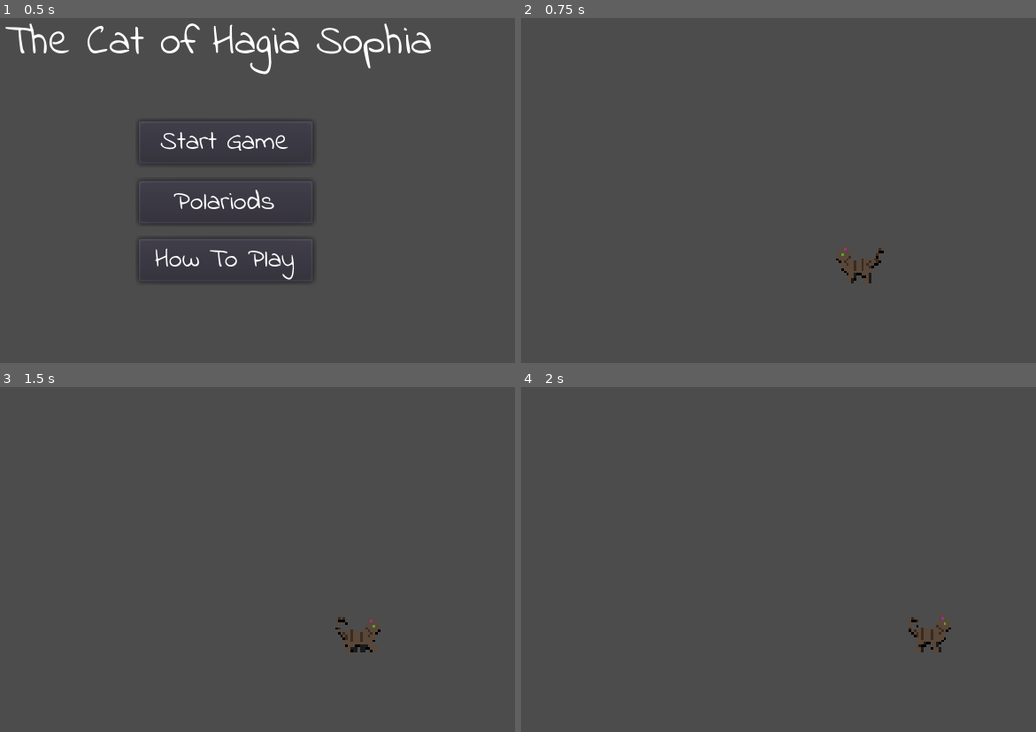
Above: before the commit, frames 1-4 (two rows, left to right).
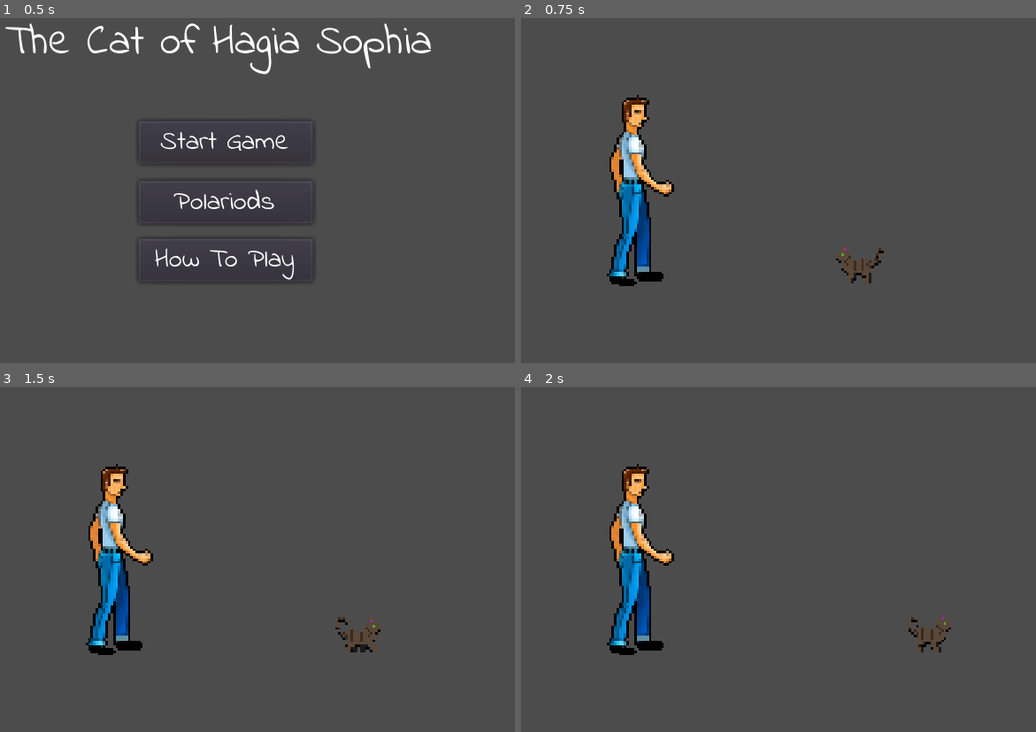
Above: after the commit, the same moments.

Repository: Frozander/BAUGamejam2021
Game: Godot game, scene res://Scenes/TitleScreen.tscn
Two runs of this game, one before a commit and one after it. Both use one fixed random seed, a clock stepped at 60 frames per second and the inputs below. Sound files missing from this copy of the repository are replaced by a short silence.
Inputs:
- Up to frame 1 (0.5 s): no input
- Up to frame 2 (0.75 s): click "Start Game" at 0.5 s
- Up to frame 3 (1.5 s): tap Enter at 1.25 s; hold Right (ui_right) from 1.28 s (still down)
- Up to frame 4 (2 s): keep holding Right (ui_right); tap Space (ui_select) at 1.52 s

Frame 1 is identical in both runs. In frame 2, 3.4% of the frame differs, in the area x 16-30%, y 22-78%; in frame 3, 3.4%; in frame 4, 3.4%.

Commit message:
Fixing folder structure

Diff:
--- a/Scenes/Person.tscn
+++ b/Assets/Prefabs/Person.tscn
@@ -1,6 +1,7 @@
-[gd_scene load_steps=16 format=2]
+[gd_scene load_steps=17 format=2]
 
 [ext_resource path="res://Assets/Sprites/Person/guy2.png" type="Texture" id=1]
+[ext_resource path="res://Assets/Scripts/Person.gd" type="Script" id=2]
 
 [sub_resource type="AtlasTexture" id=1]
 atlas = ExtResource( 1 )
@@ -67,6 +68,7 @@
 extents = Vector2( 59.4587, 55.6815 )
 
 [node name="Person" type="Area2D"]
+script = ExtResource( 2 )
 
 [node name="AnimatedSprite" type="AnimatedSprite" parent="."]
 position = Vector2( -5.96046e-08, -5.96046e-08 )
--- a/Scenes/DayEnd.tscn
+++ b/Scenes/DayEnd.tscn
@@ -2,8 +2,8 @@
 
 [ext_resource path="res://Fonts/IndieFlower-Regular.ttf" type="DynamicFontData" id=1]
 [ext_resource path="res://Scenes/DayEnd.gd" type="Script" id=2]
-[ext_resource path="res://Photos/image.jpg" type="Texture" id=3]
-[ext_resource path="res://Scenes/MenuButton.tscn" type="PackedScene" id=4]
+[ext_resource path="res://Assets/Images/Polaroids/image.jpg" type="Texture" id=3]
+[ext_resource path="res://Assets/Prefabs/MenuButton.tscn" type="PackedScene" id=4]
 
 [sub_resource type="GDScript" id=1]
 script/source = "extends Control
--- /dev/null
+++ b/Scenes/Game.tscn
@@ -0,0 +1,12 @@
+[gd_scene load_steps=3 format=2]
+
+[ext_resource path="res://Assets/Prefabs/Person.tscn" type="PackedScene" id=1]
+[ext_resource path="res://Assets/Prefabs/Cat.tscn" type="PackedScene" id=2]
+
+[node name="Game" type="Node2D"]
+
+[node name="Cat" parent="." instance=ExtResource( 2 )]
+position = Vector2( 279.635, 177.739 )
+
+[node name="Person" parent="." instance=ExtResource( 1 )]
+position = Vector2( 142.111, 132.021 )
--- a/Scenes/SceneOne.tscn
+++ /dev/null
@@ -1,8 +0,0 @@
-[gd_scene load_steps=2 format=2]
-
-[ext_resource path="res://Assets/Prefabs/Cat.tscn" type="PackedScene" id=1]
-
-[node name="SceneOne" type="Node2D"]
-
-[node name="Cat" parent="." instance=ExtResource( 1 )]
-position = Vector2( 279.635, 177.739 )
--- a/Scenes/TitleScreen.tscn
+++ b/Scenes/TitleScreen.tscn
@@ -1,7 +1,7 @@
 [gd_scene load_steps=6 format=2]
 
 [ext_resource path="res://Assets/Fonts/IndieFlower-Regular.ttf" type="DynamicFontData" id=1]
-[ext_resource path="res://Scenes/MenuButton.tscn" type="PackedScene" id=2]
+[ext_resource path="res://Assets/Prefabs/MenuButton.tscn" type="PackedScene" id=2]
 [ext_resource path="res://Scenes/FadeIn.tscn" type="PackedScene" id=3]
 
 [sub_resource type="GDScript" id=1]
@@ -58,7 +58,7 @@
 margin_bottom = 119.27
 rect_pivot_offset = Vector2( 52.5, 13 )
 load_scene_on_click = true
-scene_to_load = "res://Scenes/SceneOne.tscn"
+scene_to_load = "res://Scenes/Game.tscn"
 label = "Start Game"
 
 [node name="PolaroidsButton" parent="." instance=ExtResource( 2 )]
Renamed: Photos/image.jpg -> Assets/Images/Polaroids/image.jpg
Not shown, changed: Assets/Images/Polaroids/image.jpg.import
Renamed: Scenes/MenuButton.tscn -> Assets/Prefabs/MenuButton.tscn
Renamed: Scenes/Person.gd -> Assets/Scripts/Person.gd
Binary file removed: Scenes/image.jpg
Not shown, removed: Scenes/image.jpg.import
